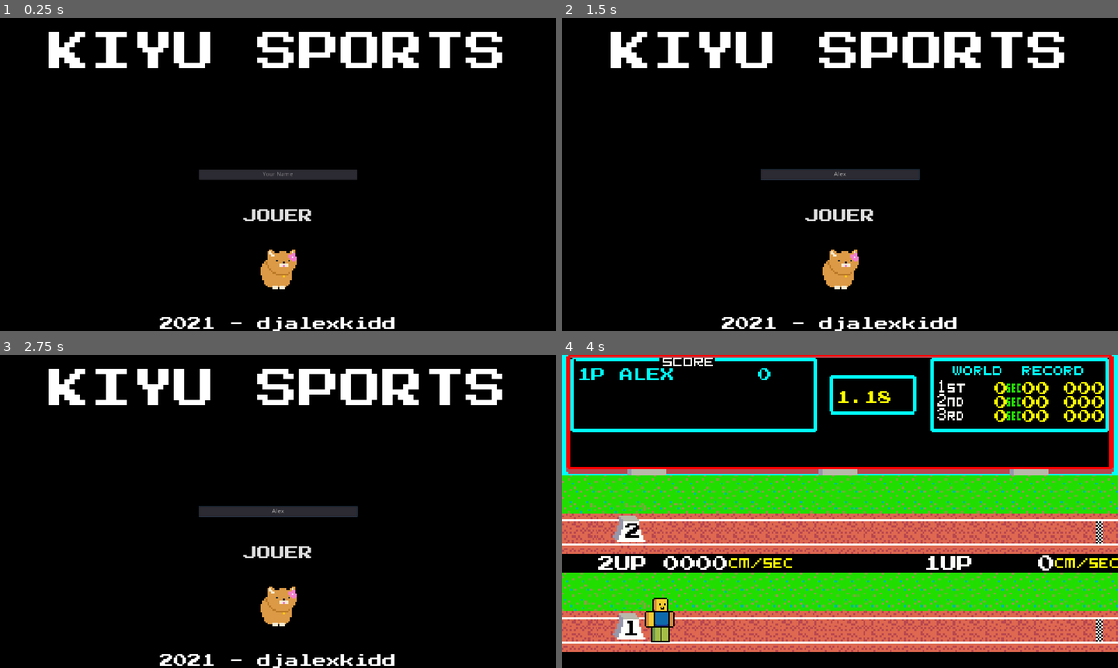
Above: before the commit, frames 1-4 (two rows, left to right).
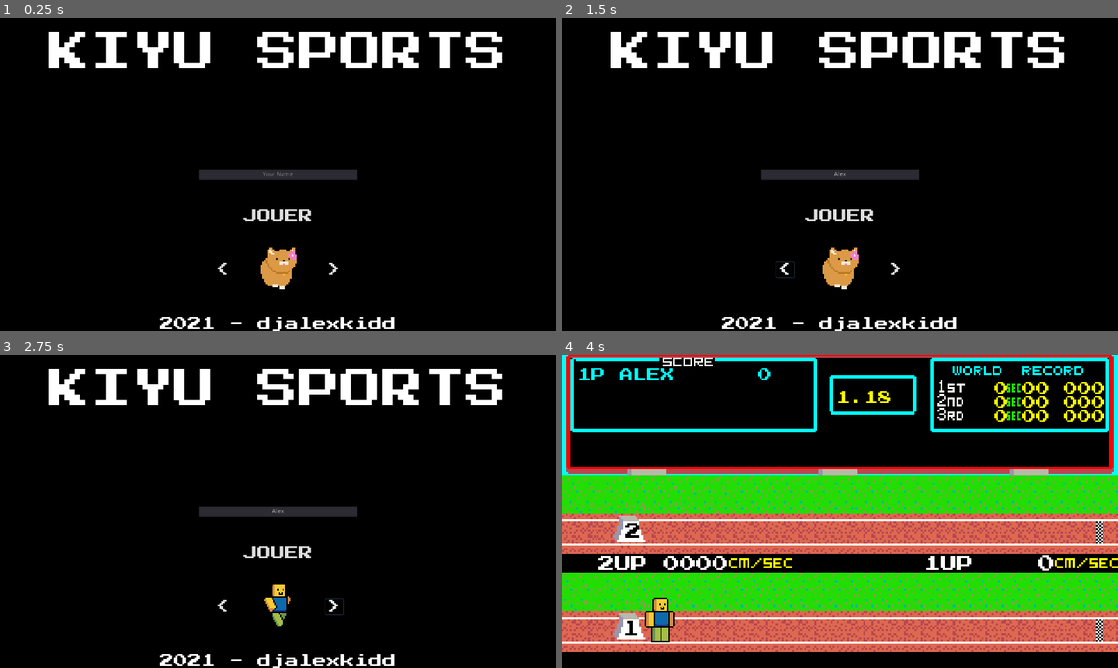
Above: after the commit, the same moments.

Repository: djalexkidd/kiyu-sports
Game: Godot game, scene res://scenes/NameEntry.tscn
Same seed, same stepped clock (60 frames per second), same inputs: the game is played once before the commit and once after it.
Inputs (mouse positions are in pixels of both pictures, inside the frame that each line leads up to):
- Up to frame 1 (0.25 s): no input
- Up to frame 2 (1.5 s): click (840, 174) at 0.52 s; type "Alex" at 0.6 s; click (784, 268) at 1.25 s, where only the run after the commit has a clickable "<"
- Up to frame 3 (2.75 s): click (333, 605) at 2 s, where only the run after the commit has a clickable ">"
- Up to frame 4 (4 s): click "JOUER" at 2.75 s; tap Shift (jump) at 3.6, 3.77 s

The runs differ from the first frame. In frame 1, 0.2% of the frame differs, in the area x 39-61%, y 73-87%; in frame 2, 0.4%; in frame 3, 0.8%, in the area x 35-65%, y 48-87%; in frame 4, less than 0.1%.

Commit message:
PTN YES ÇA MARCHE

Diff:
--- a/scenes/200mHurdles.tscn
+++ b/scenes/200mHurdles.tscn
@@ -1,11 +1,10 @@
-[gd_scene load_steps=17 format=2]
+[gd_scene load_steps=16 format=2]
 
 [ext_resource path="res://scripts/Name.gd" type="Script" id=1]
 [ext_resource path="res://scripts/Stopwatch.gd" type="Script" id=2]
 [ext_resource path="res://assets/fonts/PressStart.ttf" type="DynamicFontData" id=3]
-[ext_resource path="res://scripts/Field.gd" type="Script" id=4]
+[ext_resource path="res://scripts/200mHurdles.gd" type="Script" id=4]
 [ext_resource path="res://assets/backgrounds/HUD1.png" type="Texture" id=5]
-[ext_resource path="res://scenes/Kiyu.tscn" type="PackedScene" id=6]
 [ext_resource path="res://assets/backgrounds/HUD_speedmeter.png" type="Texture" id=7]
 [ext_resource path="res://assets/backgrounds/0001.png" type="Texture" id=8]
 [ext_resource path="res://scenes/Hurdle.tscn" type="PackedScene" id=9]
@@ -47,15 +46,6 @@
 [node name="Sprite2" type="Sprite" parent="ParallaxBackground/ParallaxLayer"]
 position = Vector2( 640, 386 )
 texture = ExtResource( 8 )
-
-[node name="Kiyu" parent="." instance=ExtResource( 6 )]
-position = Vector2( 225, 608 )
-allow_jump = true
-
-[node name="Camera2D" type="Camera2D" parent="Kiyu"]
-current = true
-limit_left = 0
-limit_bottom = 720
 
 [node name="StaticBody2D" type="StaticBody2D" parent="."]
 position = Vector2( 512, 672 )
--- /dev/null
+++ b/scenes/Camera2D.tscn
@@ -0,0 +1,6 @@
+[gd_scene format=2]
+
+[node name="Camera2D" type="Camera2D"]
+current = true
+limit_left = 0
+limit_bottom = 720
--- a/scenes/NameEntry.tscn
+++ b/scenes/NameEntry.tscn
@@ -1,11 +1,15 @@
-[gd_scene load_steps=11 format=2]
+[gd_scene load_steps=15 format=2]
 
-[ext_resource path="res://scripts/NameEntry.gd" type="Script" id=1]
+[ext_resource path="res://scripts/LineEdit.gd" type="Script" id=1]
 [ext_resource path="res://assets/fonts/PressStart.ttf" type="DynamicFontData" id=2]
 [ext_resource path="res://assets/characters/kiyu/walk.1.png" type="Texture" id=3]
 [ext_resource path="res://assets/sounds/menu.mp3" type="AudioStream" id=4]
 [ext_resource path="res://assets/characters/kiyu/walk.0.png" type="Texture" id=5]
 [ext_resource path="res://assets/characters/kiyu/walk.2.png" type="Texture" id=6]
+[ext_resource path="res://assets/characters/roblox/walk3.png" type="Texture" id=7]
+[ext_resource path="res://assets/characters/roblox/walk2.png" type="Texture" id=8]
+[ext_resource path="res://assets/characters/roblox/walk1.png" type="Texture" id=9]
+[ext_resource path="res://scripts/NameEntry.gd" type="Script" id=10]
 
 [sub_resource type="DynamicFont" id=1]
 size = 96
@@ -15,21 +19,27 @@
 size = 32
 font_data = ExtResource( 2 )
 
-[sub_resource type="SpriteFrames" id=3]
+[sub_resource type="DynamicFont" id=3]
+size = 32
+font_data = ExtResource( 2 )
+
+[sub_resource type="SpriteFrames" id=4]
 animations = [ {
 "frames": [ ExtResource( 5 ), ExtResource( 3 ), ExtResource( 6 ) ],
 "loop": true,
 "name": "default",
 "speed": 5.0
+}, {
+"frames": [ ExtResource( 9 ), ExtResource( 8 ), ExtResource( 9 ), ExtResource( 7 ) ],
+"loop": true,
+"name": "roblox",
+"speed": 5.0
 } ]
-
-[sub_resource type="DynamicFont" id=4]
-size = 32
-font_data = ExtResource( 2 )
 
 [node name="NameEntry" type="Control"]
 anchor_right = 1.0
 anchor_bottom = 1.0
+script = ExtResource( 10 )
 __meta__ = {
 "_edit_use_anchors_": false
 }
@@ -87,16 +97,6 @@
 "_edit_use_anchors_": false
 }
 
-[node name="AnimatedSprite" type="AnimatedSprite" parent="."]
-position = Vector2( 640, 576 )
-scale = Vector2( 4, 4 )
-frames = SubResource( 3 )
-playing = true
-
-[node name="Musique" type="AudioStreamPlayer" parent="."]
-stream = ExtResource( 4 )
-autoplay = true
-
 [node name="PlayButton" type="Button" parent="."]
 anchor_left = 0.5
 anchor_top = 0.5
@@ -106,12 +106,55 @@
 margin_top = 77.0
 margin_right = 86.0
 margin_bottom = 115.0
-custom_fonts/font = SubResource( 4 )
+custom_fonts/font = SubResource( 3 )
 text = "JOUER"
 flat = true
 __meta__ = {
 "_edit_use_anchors_": false
 }
 
+[node name="PreviousCharButton" type="Button" parent="."]
+anchor_top = 1.0
+anchor_bottom = 1.0
+margin_left = 492.0
+margin_top = -160.0
+margin_right = 536.0
+margin_bottom = -122.0
+custom_fonts/font = SubResource( 3 )
+text = "<"
+flat = true
+__meta__ = {
+"_edit_use_anchors_": false
+}
+
+[node name="NextCharButton" type="Button" parent="."]
+anchor_left = 1.0
+anchor_top = 1.0
+anchor_right = 1.0
+anchor_bottom = 1.0
+margin_left = -532.0
+margin_top = -160.0
+margin_right = -488.0
+margin_bottom = -122.0
+custom_fonts/font = SubResource( 3 )
+text = ">"
+flat = true
+__meta__ = {
+"_edit_use_anchors_": false
+}
+
+[node name="AnimatedSprite" type="AnimatedSprite" parent="."]
+position = Vector2( 640, 576 )
+scale = Vector2( 4, 4 )
+frames = SubResource( 4 )
+frame = 1
+playing = true
+
+[node name="Musique" type="AudioStreamPlayer" parent="."]
+stream = ExtResource( 4 )
+autoplay = true
+
 [connection signal="text_entered" from="LineEdit" to="LineEdit" method="_on_LineEdit_text_entered"]
 [connection signal="pressed" from="PlayButton" to="LineEdit" method="_on_PlayButton_pressed"]
+[connection signal="pressed" from="PreviousCharButton" to="." method="_on_PreviousCharButton_pressed"]
+[connection signal="pressed" from="NextCharButton" to="." method="_on_NextCharButton_pressed"]
--- /dev/null
+++ b/scripts/200mHurdles.gd
@@ -0,0 +1,18 @@
+extends Node2D
+
+var player_character_path = Global.char_select()
+var camera_path = "res://scenes/Camera2D.tscn"
+
+func _ready():
+	var player_character = load(player_character_path).instance()
+	var camera = load(camera_path).instance()
+	player_character.position = Vector2(225, 608)
+	add_child(player_character)
+	$Kiyu.add_child(camera)
+	$Kiyu.allow_jump = true
+
+func _on_Timer_timeout():
+	$HUD/Speed.text = "%0.f" % $Kiyu.velocity.x
+
+func _on_Stopwatch_results():
+	get_tree().change_scene("res://scenes/Results.tscn")
--- /dev/null
+++ b/scripts/LineEdit.gd
@@ -0,0 +1,30 @@
+extends LineEdit
+
+var screen_height = ProjectSettings.get_setting("display/window/size/height")
+var actual_resolution = OS.get_window_size()
+var set_position = true
+var global_position
+
+func _on_LineEdit_text_entered(new_text):
+	if text == "":
+		text = "kiyu"
+	Global.username = text
+	get_tree().change_scene("res://scenes/Field.tscn")
+
+func reposition():
+	var target_y
+	if has_focus():
+		var ratio = screen_height / actual_resolution.y
+		target_y = min(global_position.y, screen_height - get_size().y - (OS.get_virtual_keyboard_height() * ratio))
+	else:
+		target_y = global_position.y
+	set_global_position(Vector2(global_position.x, target_y))
+
+func _process(delta):
+	if set_position:
+		global_position = get_global_position()
+		set_position = false
+	reposition()
+
+func _on_PlayButton_pressed():
+	_on_LineEdit_text_entered(text)
--- a/scripts/NameEntry.gd
+++ b/scripts/NameEntry.gd
@@ -1,30 +1,13 @@
-extends LineEdit
+extends Control
 
-var screen_height = ProjectSettings.get_setting("display/window/size/height")
-var actual_resolution = OS.get_window_size()
-var set_position = true
-var global_position
+func _on_NextCharButton_pressed():
+	Global.character = 2
+	$AnimatedSprite.play("roblox")
+	$AnimatedSprite.scale.x = 1.5
+	$AnimatedSprite.scale.y = 1.5
 
-func _on_LineEdit_text_entered(new_text):
-	if text == "":
-		text = "kiyu"
-	Global.username = text
-	get_tree().change_scene("res://scenes/Field.tscn")
-
-func reposition():
-	var target_y
-	if has_focus():
-		var ratio = screen_height / actual_resolution.y
-		target_y = min(global_position.y, screen_height - get_size().y - (OS.get_virtual_keyboard_height() * ratio))
-	else:
-		target_y = global_position.y
-	set_global_position(Vector2(global_position.x, target_y))
-
-func _process(delta):
-	if set_position:
-		global_position = get_global_position()
-		set_position = false
-	reposition()
-
-func _on_PlayButton_pressed():
-	_on_LineEdit_text_entered(text)
+func _on_PreviousCharButton_pressed():
+	Global.character = 1
+	$AnimatedSprite.play("default")
+	$AnimatedSprite.scale.x = 4
+	$AnimatedSprite.scale.y = 4
--- a/scripts/global.gd
+++ b/scripts/global.gd
@@ -2,12 +2,11 @@
 
 onready var username
 onready var score
-onready var character = 2
+onready var character = 1
 
 func char_select():
 	match character:
 		1:
 			return "res://scenes/Kiyu.tscn"
 		2:
-
 			return "res://scenes/Roblox.tscn"
